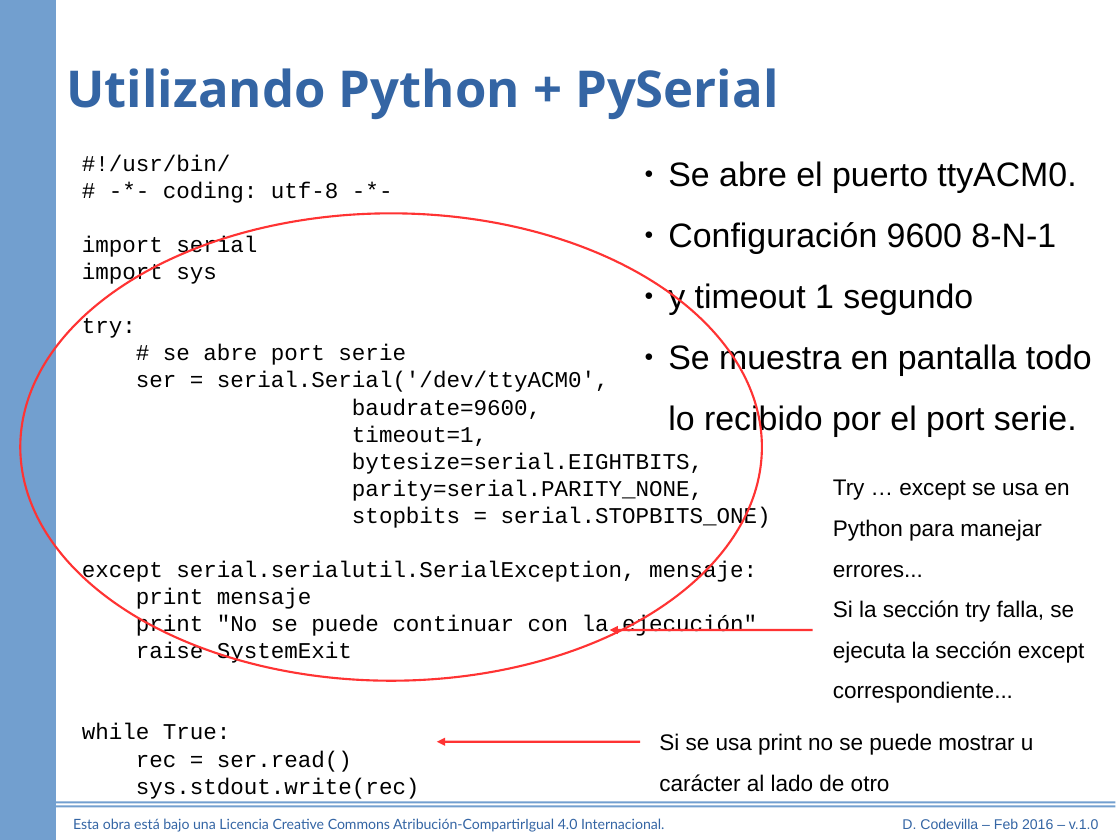
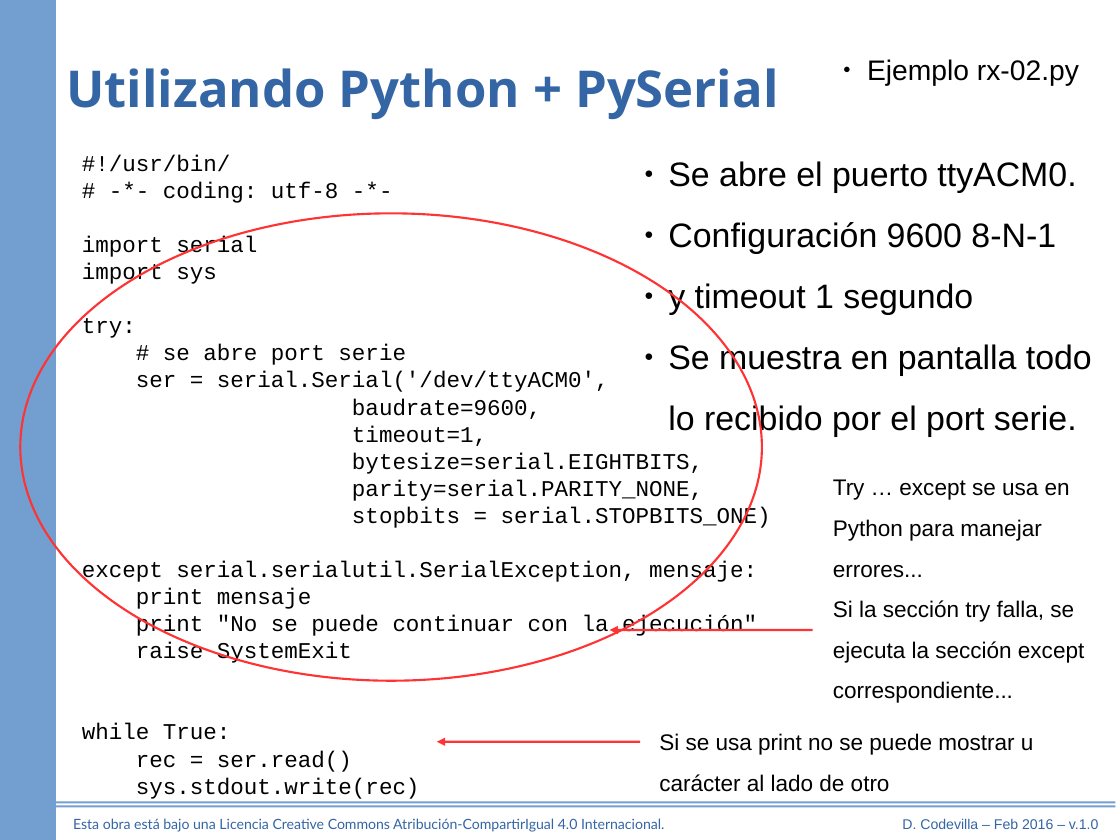
Before and after one commit to diegocode/serie, a slide deck: slide 31 of referencia/puerto_serie.odp (slide 26 before the commit). Drawn at 1120x840 pixels with LibreOffice and Linux fonts; fonts in the diff are those of the drawing. Boxes give left, top, right and bottom in pixels: in the first picture for what was removed or moved away, otherwise in the second. Text is boxed around its words. In the diff, an @@ line names an element or a change of style, - is before the commit and + after.

```diff
--- a/referencia/puerto_serie.odp
+++ b/referencia/puerto_serie.odp
@@ text added at box(867, 59, 1079, 86), 20 pt, text #000000 @@
+● Ejemplo rx-02.py
```
Also in this commit, not shown: 7 other slides changed, 5 slides added, 1 slide removed, 28 other files.
